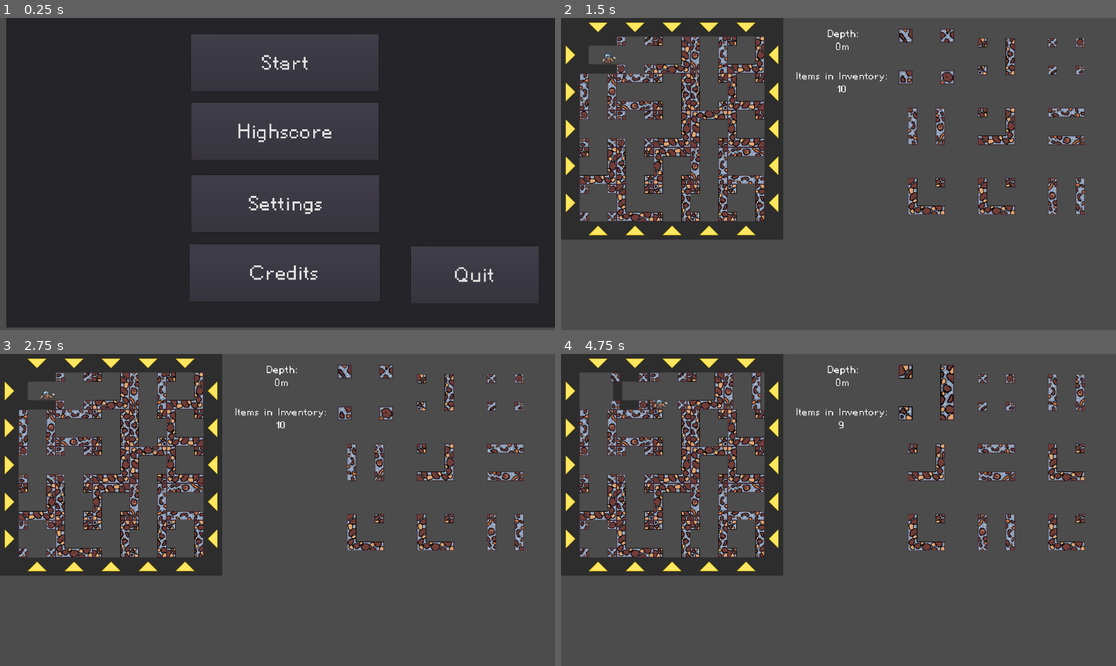
Above: before the commit, frames 1-4 (two rows, left to right).
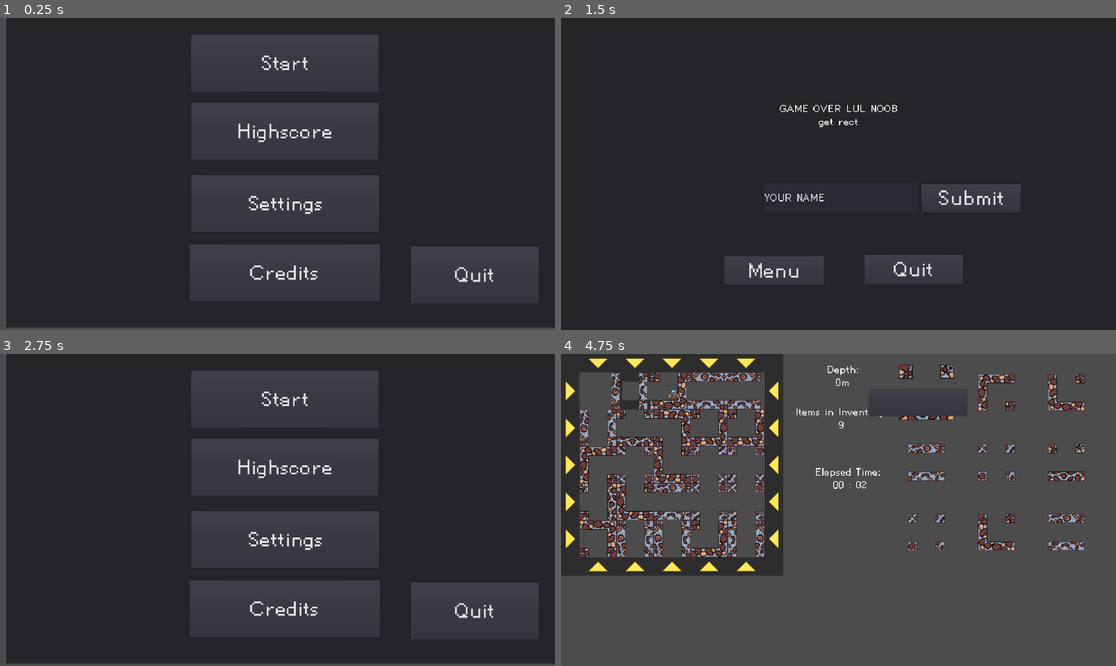
Above: after the commit, the same moments.

Repository: DorianSnowball/amazeing-mine
Game: Godot game, scene res://menu.tscn
The game is run twice, just before and just after one commit, with the same random seed, the same clock (stepped at 60 frames per second) and the same inputs.
Inputs (mouse positions are in pixels of both pictures, inside the frame that each line leads up to):
- Up to frame 1 (0.25 s): no input
- Up to frame 2 (1.5 s): click "Start" at 0.5 s; click (916, 67) at 1.27 s
- Up to frame 3 (2.75 s): click (210, 606) at 2 s, where only the run after the commit has a clickable "Menu"
- Up to frame 4 (4.75 s): click (844, 397) at 2.75 s, where only the run after the commit has a clickable "Start"; hold D (move_right) 3.53-4.25 s; tap Space (jump) at 3.77 s; click (572, 391) at 4.27 s

The runs differ from the first frame. In frame 1, less than 0.1% of the frame differs, in the area x 47-56%, y 11-17%; in frame 2, 86%, in the area x 0-100%, y 0-100%; in frame 3, 66%; in frame 4, 12%.

Commit message:
gameover screen, hjighscore submit to no backend, global variables in singleton

Diff:
--- /dev/null
+++ b/game/GameOver.gd
@@ -0,0 +1,41 @@
+extends Panel
+
+
+# Declare member variables here. Examples:
+# var a = 2
+# var b = "text"
+var end_time = 0
+
+export var highscore_post_url = "https://dorinasnowball.de"
+func name_entered(name):
+    print("Your name is: "+ name)
+    var time = end_time - Globals.start_time
+    var query = JSON.print([["name",name],["score",Globals.score],["time",time]])
+    var headers = ["Content-Type: application/json"]
+    $HTTPRequest.request(highscore_post_url, headers, true, HTTPClient.METHOD_POST, query)
+    $"namebox".editable = false
+
+func name_focus():
+    $"namebox".text = ""
+
+func quit():
+    get_tree().quit()
+
+func menu():
+    get_tree().change_scene("res://menu.tscn")
+
+func submit():
+    name_entered($"namebox".text)
+
+# Called when the node enters the scene tree for the first time.
+func _ready():
+    end_time = OS.get_unix_time()
+    $"submit".connect("pressed",self,"submit")
+    $"menu".connect("pressed",self,"menu")
+    $"quit".connect("pressed",self,"quit")
+    $"namebox".connect("text_entered",self,"name_entered")
+
+
+# Called every frame. 'delta' is the elapsed time since the previous frame.
+#func _process(delta):
+#    pass
--- /dev/null
+++ b/game/GameOver.tscn
@@ -0,0 +1,102 @@
+[gd_scene load_steps=3 format=2]
+
+[ext_resource path="res://default_theme.tres" type="Theme" id=1]
+[ext_resource path="res://GameOver.gd" type="Script" id=2]
+
+[node name="GameOverPanel" type="Panel"]
+anchor_left = 0.5
+anchor_right = 0.5
+margin_left = -960.0
+margin_right = 960.0
+margin_bottom = 1080.0
+theme = ExtResource( 1 )
+script = ExtResource( 2 )
+__meta__ = {
+"_edit_use_anchors_": false
+}
+
+[node name="gameover" type="RichTextLabel" parent="."]
+anchor_left = 0.5
+anchor_top = 0.5
+anchor_right = 0.5
+anchor_bottom = 0.5
+margin_left = -469.0
+margin_top = -248.0
+margin_right = 471.0
+margin_bottom = -137.0
+bbcode_enabled = true
+bbcode_text = "[center]GAME OVER LUL NOOB
+get rect"
+text = "GAME OVER LUL NOOB
+get rect"
+__meta__ = {
+"_edit_use_anchors_": false
+}
+
+[node name="time" type="RichTextLabel" parent="."]
+anchor_left = 0.5
+anchor_top = 0.5
+anchor_right = 0.5
+anchor_bottom = 0.5
+margin_left = -219.586
+margin_top = -95.071
+margin_right = 230.414
+margin_bottom = 39.929
+
+[node name="namebox" type="LineEdit" parent="."]
+anchor_left = 0.5
+anchor_top = 0.5
+anchor_right = 0.5
+anchor_bottom = 0.5
+margin_left = -260.373
+margin_top = 27.7695
+margin_right = 272.627
+margin_bottom = 136.77
+text = "YOUR NAME"
+__meta__ = {
+"_edit_use_anchors_": false
+}
+
+[node name="menu" type="Button" parent="."]
+anchor_left = 0.5
+anchor_top = 0.5
+anchor_right = 0.5
+anchor_bottom = 0.5
+margin_left = -395.0
+margin_top = 284.0
+margin_right = -52.0
+margin_bottom = 384.0
+text = "Menu"
+__meta__ = {
+"_edit_use_anchors_": false
+}
+
+[node name="submit" type="Button" parent="."]
+anchor_left = 0.5
+anchor_top = 0.5
+anchor_right = 0.5
+anchor_bottom = 0.5
+margin_left = 286.651
+margin_top = 33.6842
+margin_right = 629.651
+margin_bottom = 133.684
+text = "Submit"
+__meta__ = {
+"_edit_use_anchors_": false
+}
+
+[node name="quit" type="Button" parent="."]
+anchor_left = 0.5
+anchor_top = 0.5
+anchor_right = 0.5
+anchor_bottom = 0.5
+margin_left = 88.6609
+margin_top = 279.757
+margin_right = 431.661
+margin_bottom = 379.757
+text = "Quit"
+__meta__ = {
+"_edit_use_anchors_": false
+}
+
+[node name="HTTPRequest" type="HTTPRequest" parent="."]
--- a/game/Gamefield.gd
+++ b/game/Gamefield.gd
@@ -10,6 +10,8 @@
 
 var tile_list = [tile_tube, tile_corner, tile_T_piece, tile_intersection]
 
+var start_time = 0
+
 # Declare member variables here. Examples:
 export var fieldsize_width : int = 5
 export var fieldsize_height : int = 5
@@ -25,6 +27,8 @@
 # Called when the node enters the scene tree for the first time.
 func _ready():
     # init 2d array
+    start_time = OS.get_unix_time()
+    Globals.start_time = start_time
     for x in range(fieldsize_height):
         field.append([])
         field[x]=[]
--- /dev/null
+++ b/game/Globals.gd
@@ -0,0 +1,19 @@
+extends Node
+
+
+# Declare member variables here. Examples:
+# var a = 2
+# var b = "text"
+
+var start_time = 0
+var end_time = 0
+var score = 0
+
+# Called when the node enters the scene tree for the first time.
+func _ready():
+    pass # Replace with function body.
+
+
+# Called every frame. 'delta' is the elapsed time since the previous frame.
+#func _process(delta):
+#    pass
--- a/game/MainUI.tscn
+++ b/game/MainUI.tscn
@@ -1,10 +1,12 @@
-[gd_scene load_steps=6 format=2]
+[gd_scene load_steps=8 format=2]
 
 [ext_resource path="res://Gamefield.tscn" type="PackedScene" id=1]
 [ext_resource path="res://Score.gd" type="Script" id=2]
 [ext_resource path="res://InvList.tscn" type="PackedScene" id=3]
 [ext_resource path="res://InvCounter.gd" type="Script" id=4]
+[ext_resource path="res://Timer.gd" type="Script" id=5]
 [ext_resource path="res://default_theme.tres" type="Theme" id=6]
+[ext_resource path="res://temp_trigger.gd" type="Script" id=7]
 
 [node name="Control" type="Control"]
 margin_right = 1920.0
@@ -46,3 +48,27 @@
 __meta__ = {
 "_edit_use_anchors_": false
 }
+
+[node name="Timer" type="RichTextLabel" parent="."]
+anchor_top = 0.191
+anchor_right = 0.549
+anchor_bottom = 0.343
+margin_left = 792.0
+margin_top = 180.72
+margin_right = 138.92
+margin_bottom = 135.56
+bbcode_enabled = true
+script = ExtResource( 5 )
+__meta__ = {
+"_edit_use_anchors_": false
+}
+
+[node name="Button" type="Button" parent="."]
+margin_left = 1065.0
+margin_top = 123.0
+margin_right = 1404.0
+margin_bottom = 215.0
+script = ExtResource( 7 )
+__meta__ = {
+"_edit_use_anchors_": false
+}
--- a/game/Score.gd
+++ b/game/Score.gd
@@ -13,4 +13,5 @@
 
 func increaseScore():
     score += 10
+    Globals.score  = score
     bbcode_text = "[center]Depth:\n" + str(score)+"m"
--- /dev/null
+++ b/game/Timer.gd
@@ -0,0 +1,25 @@
+extends RichTextLabel
+
+
+# Declare member variables here. Examples:
+# var a = 2
+# var b = "text"
+
+
+# Called when the node enters the scene tree for the first time.
+
+func _process(delta):
+    var time_now = OS.get_unix_time()
+    var elapsed = time_now - get_parent().get_child(0).start_time
+    var minutes = elapsed / 60
+    var seconds = elapsed % 60
+    var str_elapsed = "[center]Elapsed Time:\n %02d : %02d" % [minutes, seconds]
+    bbcode_text = str_elapsed
+
+func _ready():
+    pass # Replace with function body.
+
+
+# Called every frame. 'delta' is the elapsed time since the previous frame.
+#func _process(delta):
+#    pass
--- a/game/menu.tscn
+++ b/game/menu.tscn
@@ -26,9 +26,9 @@
 anchor_left = 0.5
 anchor_right = 0.5
 margin_left = -321.335
-margin_top = 63.9648
+margin_top = 65.379
 margin_right = 327.054
-margin_bottom = 261.965
+margin_bottom = 263.379
 custom_colors/font_color_disabled = Color( 0, 0, 0, 1 )
 text = "Start"
 __meta__ = {
--- a/game/project.godot
+++ b/game/project.godot
@@ -17,6 +17,14 @@
 config/name="ld48"
 run/main_scene="res://menu.tscn"
 config/icon="res://icon.png"
+
+[autoload]
+
+Globals="*res://Globals.gd"
+
+[debug]
+
+settings/stdout/print_fps=true
 
 [display]
 
--- /dev/null
+++ b/game/temp_trigger.gd
@@ -0,0 +1,19 @@
+extends Button
+
+
+# Declare member variables here. Examples:
+# var a = 2
+# var b = "text"
+
+func ll():
+    get_tree().change_scene("res://GameOver.tscn")
+
+# Called when the node enters the scene tree for the first time.
+func _ready():
+    connect("pressed",self,"ll")
+    pass # Replace with function body.
+
+
+# Called every frame. 'delta' is the elapsed time since the previous frame.
+#func _process(delta):
+#    pass
